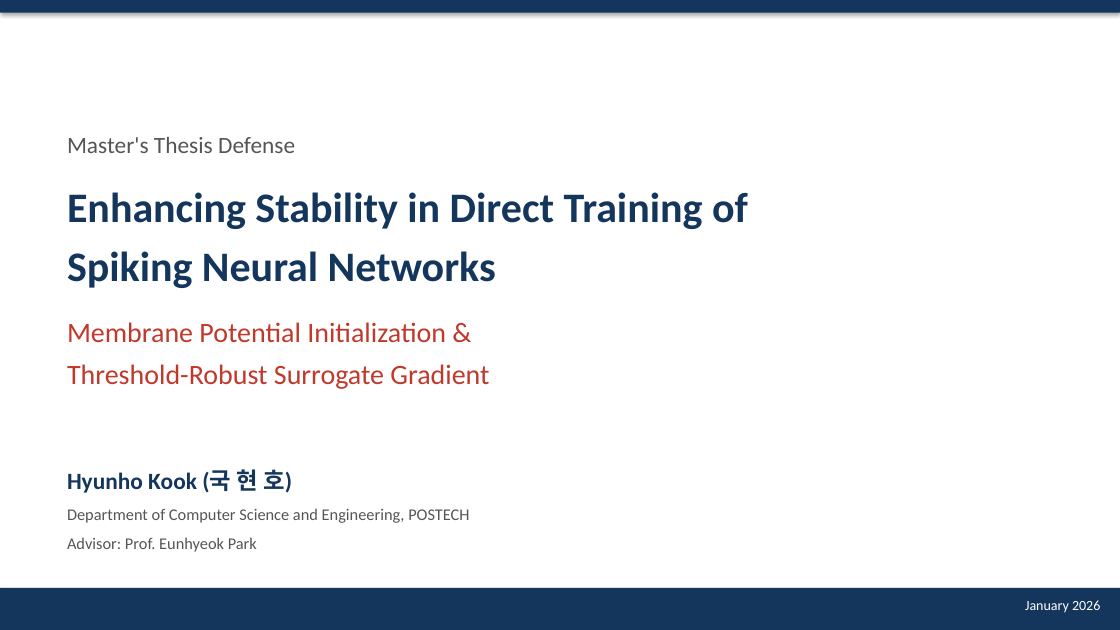
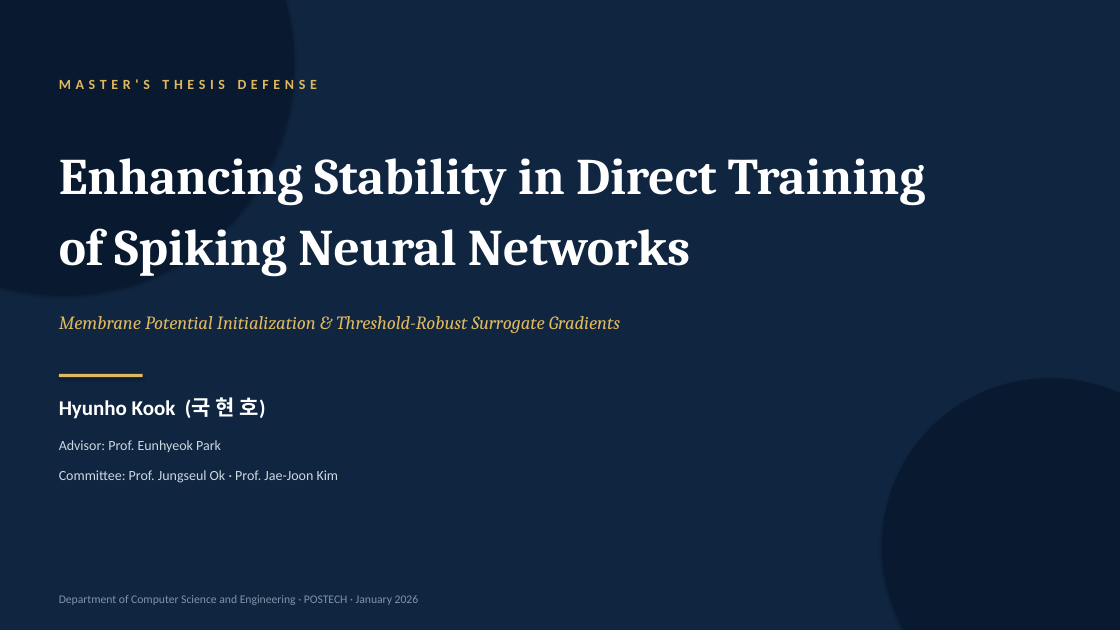
Before and after one commit to kookhh0827/POSTECH_thesis_template_latex, a slide deck: slide 1 of Hyunho_Kook_Master_Defense.pptx. Drawn at 1120x630 pixels with LibreOffice and Linux fonts; fonts in the diff are those of the drawing. Boxes give left, top, right and bottom in pixels: in the first picture for what was removed or moved away, otherwise in the second. Text is boxed around its words. In the diff, an @@ line names an element or a change of style, - is before the commit and + after.

```diff
--- a/Hyunho_Kook_Master_Defense.pptx
+++ b/Hyunho_Kook_Master_Defense.pptx
@@ rectangle: place and size @@
-rectangle at bbox=[0, 588, 1120, 630]
+rectangle at bbox=[0, 0, 1120, 630]
@@ rectangle at bbox=[0, 0, 1120, 630]: fill #14365C to #0F2540; shadow off @@
@@ rectangle removed at bbox=[0, 0, 1120, 13] @@
@@ ellipse added at bbox=[0, 0, 294, 294], fill #091A30 @@
@@ text at bbox=[59, 79, 317, 89]: text changed; size 20 to 12 pt; text colour #555555 to #E0B85F; bold on @@
-Master's Thesis Defense
+MASTER'S THESIS DEFENSE
@@ text at bbox=[59, 158, 925, 205]: text changed; size 36 to 44 pt; font Calibri to Cambria; text colour #14365C to #FFFFFF @@
-Enhancing Stability in Direct Training of
+Enhancing Stability in Direct Training
@@ text at bbox=[59, 228, 690, 277]: text changed; size 36 to 44 pt; font Calibri to Cambria; text colour #14365C to #FFFFFF @@
-Spiking Neural Networks
+of Spiking Neural Networks
@@ text at bbox=[59, 316, 620, 333]: text changed; size 24 to 16 pt; font Calibri to Cambria; text colour #C0392B to #E0B85F; italic on @@
-Threshold-Robust Surrogate Gradient
+Membrane Potential Initialization & Threshold-Robust Surrogate Gradients
@@ text removed at bbox=[67, 322, 446, 342] @@
-Membrane Potential Initialization &
@@ rectangle added at bbox=[59, 374, 143, 377], fill #E0B85F @@
@@ ellipse added at bbox=[882, 378, 1120, 630], fill #091A30 @@
@@ text "Hyunho Kook (국 현 호)": place and size @@
-text "Hyunho Kook (국 현 호)" at bbox=[67, 469, 292, 493]
+text "Hyunho Kook (국 현 호)" at bbox=[59, 397, 266, 419]
@@ text "Hyunho Kook (국 현 호)" at bbox=[59, 397, 266, 419]: size 20 to 18 pt, text colour #14365C to #FFFFFF @@
@@ text "Advisor: Prof. Eunhyeok Park": place and size @@
-text "Advisor: Prof. Eunhyeok Park" at bbox=[67, 537, 257, 552]
+text "Advisor: Prof. Eunhyeok Park" at bbox=[59, 440, 221, 452]
@@ text "Advisor: Prof. Eunhyeok Park" at bbox=[59, 440, 221, 452]: size 14 to 12 pt, text colour #555555 to #CBD8E0 @@
@@ text added at bbox=[59, 470, 339, 483], 12 pt, text #CBD8E0 @@
+Committee: Prof. Jungseul Ok · Prof. Jae-Joon Kim
@@ text at bbox=[59, 595, 419, 605]: text changed; size 14 to 10 pt; text colour #555555 to #8095A8 @@
-Department of Computer Science and Engineering, POSTECH
+Department of Computer Science and Engineering · POSTECH · January 2026
@@ text removed at bbox=[1025, 600, 1100, 613] @@
-January 2026
```
Also in this commit, not shown: 4 other slides changed, 13 slides added, 17 slides removed, 1 other file.
